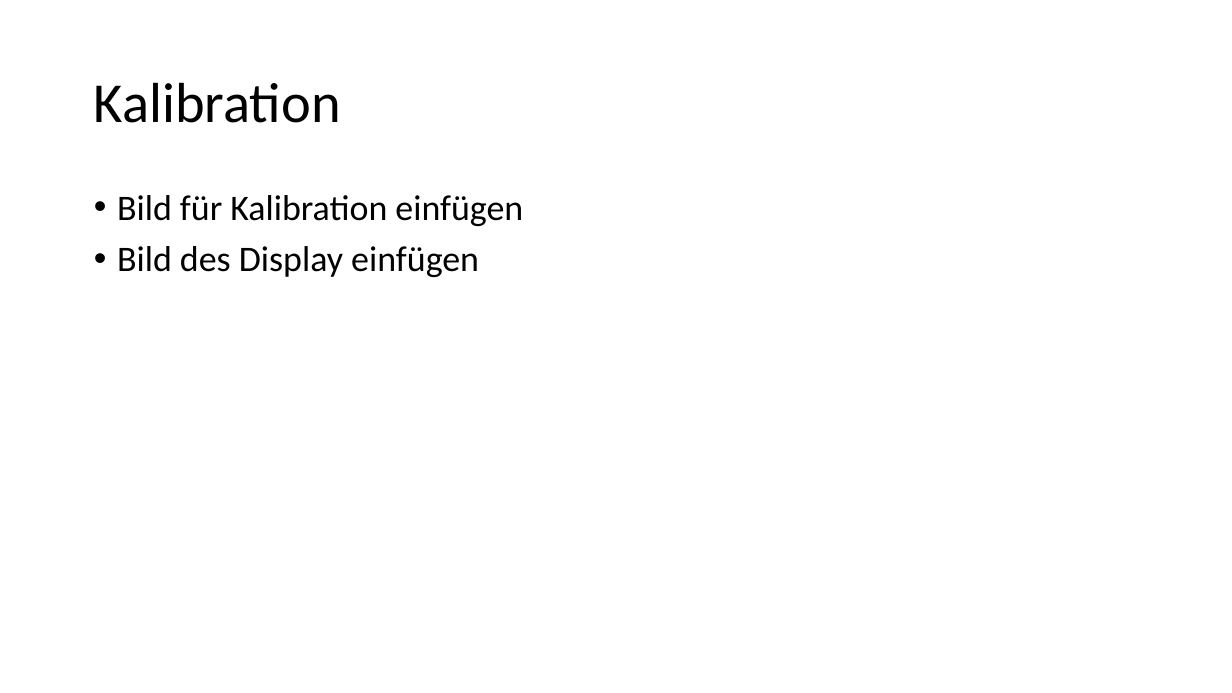
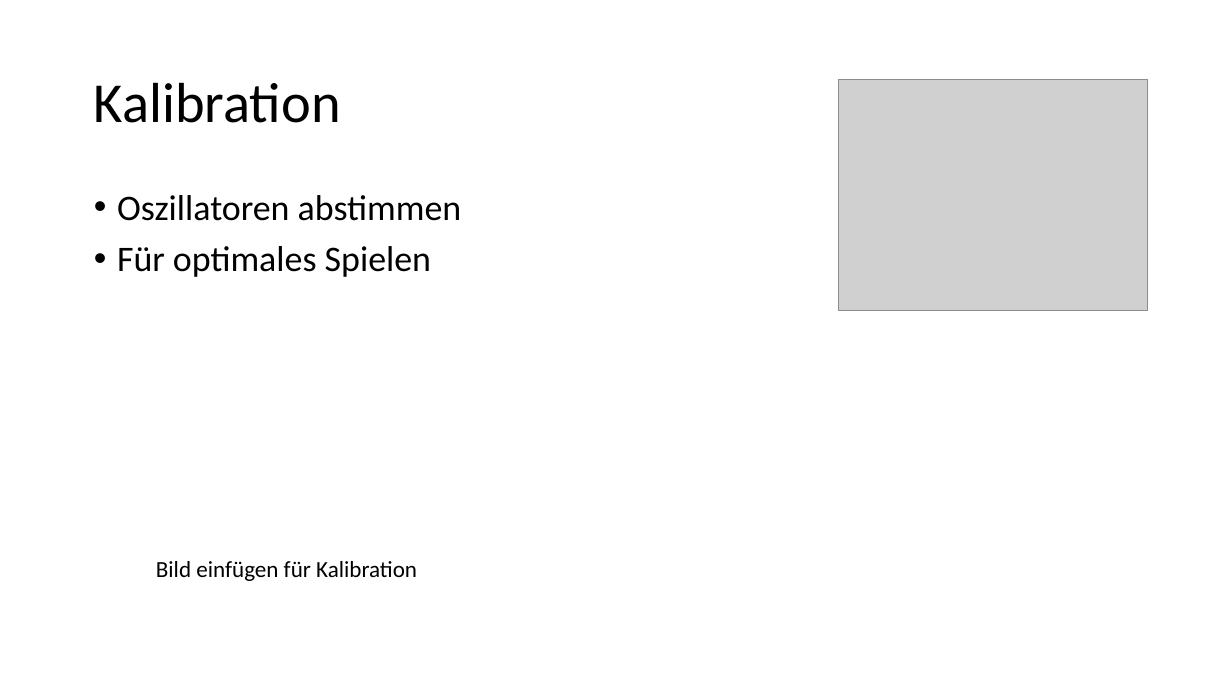
Before and after one commit to aeschi2305/FachberichtDigitalesThereminP6, a slide deck: slide 6 of Präsi/Digitales Theremin.pptx. Drawn at 1232x693 pixels with LibreOffice and Linux fonts; fonts in the diff are those of the drawing; grey boxes stand for pictures. Boxes give left, top, right and bottom in pixels: in the first picture for what was removed or moved away, otherwise in the second. Text is boxed around its words. In the diff, an @@ line names an element or a change of style, - is before the commit and + after.

```diff
--- a/Präsi/Digitales Theremin.pptx
+++ b/Präsi/Digitales Theremin.pptx
@@ picture added at [839, 79, 1148, 311] @@
@@ text at [117, 195, 462, 277]: text changed @@
-• Bild für Kalibration einfügen
-• Bild des Display einfügen
+• Oszillatoren abstimmen
+• Für optimales Spielen
@@ text added at [156, 561, 417, 581], 18 pt, text #000000 @@
+Bild einfügen für Kalibration
```
Also in this commit, not shown: 3 other slides changed, 6 other files.
